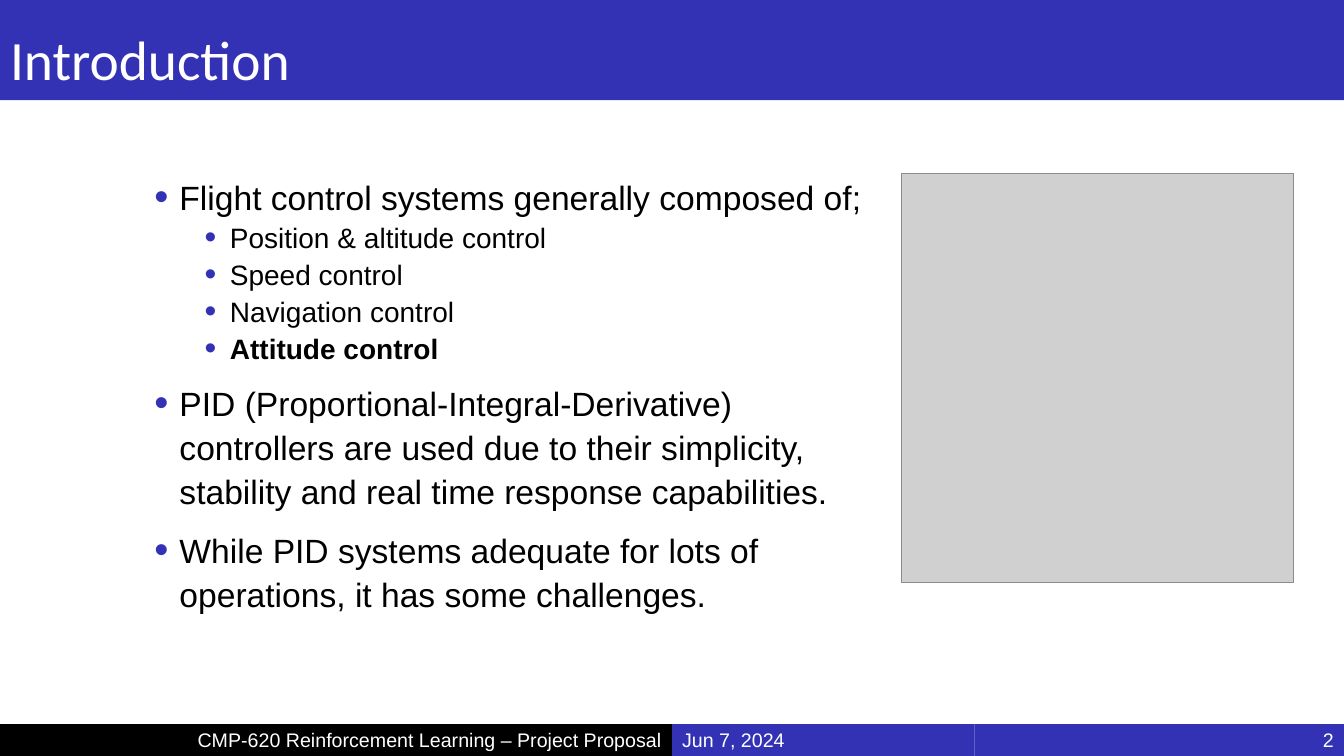
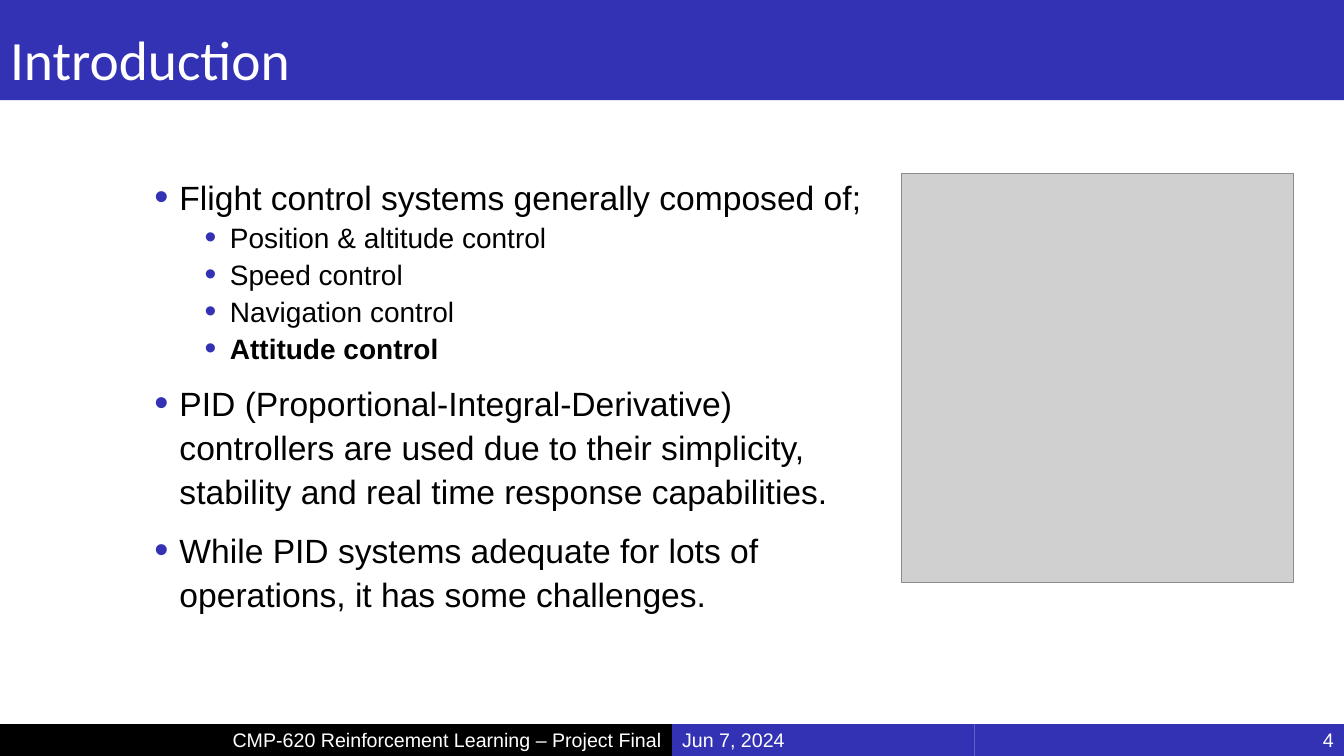
Before and after one commit to MucahidRidvanKaplan/ParrotQuadcopterRL, a slide deck: slide 4 of Presentations/Project_Final.pptx (slide 2 before the commit). Drawn at 1344x756 pixels with LibreOffice and Linux fonts; fonts in the diff are those of the drawing; grey boxes stand for pictures; background and template pictures are left out. Boxes give left, top, right and bottom in pixels: in the first picture for what was removed or moved away, otherwise in the second. Text is boxed around its words. In the diff, an @@ line names an element or a change of style, - is before the commit and + after.

```diff
--- a/Presentations/Project_Final.pptx
+++ b/Presentations/Project_Final.pptx
@@ text in rectangle at [233, 732, 662, 751]: text changed @@
-CMP-620 Reinforcement Learning – Project Proposal
+CMP-620 Reinforcement Learning – Project Final
@@ page number at [1323, 733, 1334, 747]: text changed @@
-2
+4
```
Also in this commit, not shown: 20 other slides changed, 8 slides added.
